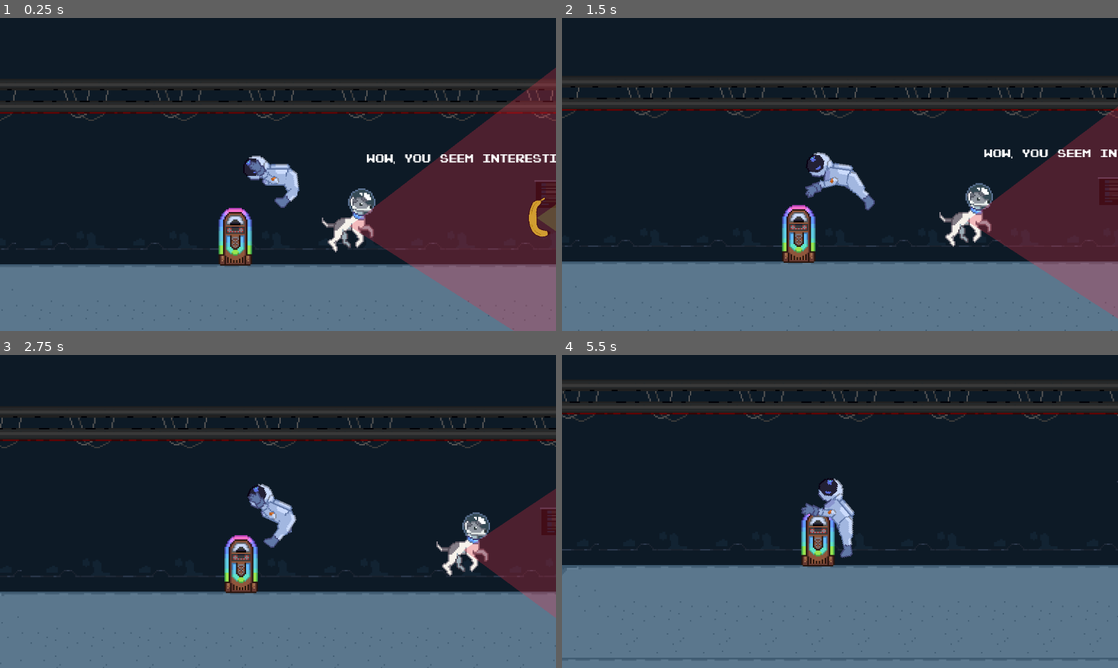
Above: before the commit, frames 1-4 (two rows, left to right).
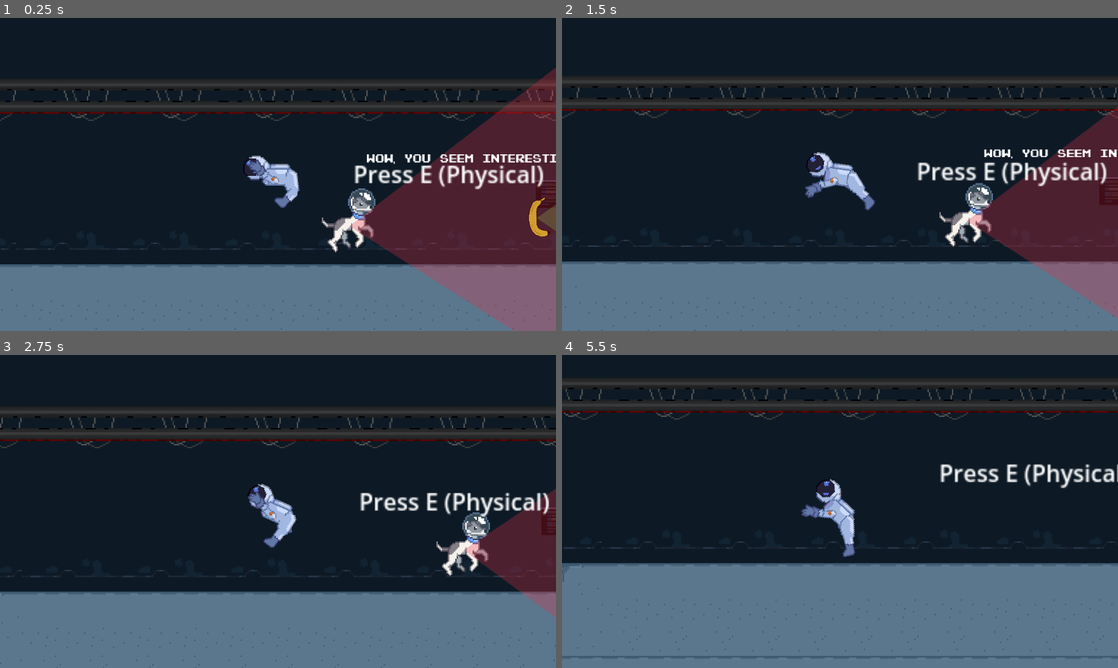
Above: after the commit, the same moments.

Repository: PiotrusWatson/last_party
Game: Godot game, scene res://worlds/piotrus_scene_real.tscn
Same seed, same stepped clock (60 frames per second), same inputs: the game is played once before the commit and once after it. This scene is started directly instead of the project's main scene. The engine's default icon, where the game draws it, is replaced by a stand-in: a white triangle on a blue panel in a dark square.
Inputs (mouse positions are in pixels of both pictures, inside the frame that each line leads up to):
- Up to frame 1 (0.25 s): no input
- Up to frame 2 (1.5 s): tap E (Interact, bound only after the commit) at 0.5, 0.6, 1.25 s; move the mouse to (962, 158) at 0.52 s; move the mouse to (728, 190) at 1.27 s; click (728, 190) at 1.35 s
- Up to frame 3 (2.75 s): tap E (Interact, bound only after the commit) at 1.55, 2, 2.1 s; move the mouse to (333, 442) at 2.02 s
- Up to frame 4 (5.5 s): tap E (Interact, bound only after the commit) at 2.75, 2.85, 3.5, 3.8, 4.25, 4.35, 5.1 s; move the mouse to (812, 574) at 2.77 s; move the mouse to (1006, 558) at 3.52 s; press the mouse at (1006, 558) at 3.53 s; move the mouse to (673, 464) at 4.27 s; release the mouse at (673, 464) at 4.28 s; move the mouse to (867, 511) at 5.02 s

The runs differ from the first frame. In frame 1, 2.2% of the frame differs, in the area x 39-98%, y 47-80%; in frame 2, 2.2%; in frame 3, 2.2%; in frame 4, 6.4%, in the area x 0-100%, y 10-98%.

Commit message:
made interactable button

Diff:
--- /dev/null
+++ b/prefabs/props/bar.gd
@@ -0,0 +1,16 @@
+extends Node2D
+
+
+# Called when the node enters the scene tree for the first time.
+func _ready() -> void:
+	pass # Replace with function body.
+
+
+# Called every frame. 'delta' is the elapsed time since the previous frame.
+func _process(delta: float) -> void:
+	pass
+
+
+func _on_interactable_zone_body_entered(body: Node2D) -> void:
+	if body.is_in_group("Player"):
+		pass
--- a/prefabs/props/bar.tscn
+++ b/prefabs/props/bar.tscn
@@ -1,11 +1,27 @@
-[gd_scene load_steps=2 format=3 uid="uid://cchwrfy400lx4"]
+[gd_scene load_steps=4 format=3 uid="uid://cchwrfy400lx4"]
+
+[ext_resource type="Script" path="res://prefabs/props/bar.gd" id="1_x8p1t"]
+[ext_resource type="Script" path="res://prefabs/props/interactable.gd" id="2_3svus"]
 
 [sub_resource type="CircleShape2D" id="CircleShape2D_4sk1r"]
 radius = 41.0488
 
-[node name="Bar" type="Area2D"]
+[node name="Bar" type="Node2D"]
+script = ExtResource("1_x8p1t")
 
-[node name="CollisionShape2D" type="CollisionShape2D" parent="."]
+[node name="Sprite2D" type="Sprite2D" parent="."]
+
+[node name="Interactable" type="Label" parent="."]
+offset_left = -23.0
+offset_top = -42.0
+offset_right = 117.0
+offset_bottom = -19.0
+text = "Press E"
+script = ExtResource("2_3svus")
+
+[node name="InteractableZone" type="Area2D" parent="."]
+
+[node name="CollisionShape2D" type="CollisionShape2D" parent="InteractableZone"]
 shape = SubResource("CircleShape2D_4sk1r")
 
-[node name="Sprite2D" type="Sprite2D" parent="."]
+[connection signal="body_entered" from="InteractableZone" to="." method="_on_interactable_zone_body_entered"]
--- /dev/null
+++ b/prefabs/props/interactable.gd
@@ -0,0 +1,14 @@
+extends Label
+class_name Interactable
+
+# Called when the node enters the scene tree for the first time.
+func _ready() -> void:
+	text = "Press " + InputMap.action_get_events("Interact")[0].as_text()
+
+# Called every frame. 'delta' is the elapsed time since the previous frame.
+func _process(delta: float) -> void:
+	pass
+
+func make_interactable(body, interactability):
+	if body.has_method("set_interactability"):
+		body.set_interactability(interactability)
--- a/project.godot
+++ b/project.godot
@@ -61,3 +61,8 @@
 , Object(InputEventKey,"resource_local_to_scene":false,"resource_name":"","device":-1,"window_id":0,"alt_pressed":false …(186 unchanged characters)…
 ]
 }
+Interact={
+"deadzone": 0.5,
+"events": [Object(InputEventKey,"resource_local_to_scene":false,"resource_name":"","device":-1,"window_id":0,"alt_pressed":false,"shift_pressed":false,"ctrl_pressed":false,"meta_pressed":false,"pressed":false,"keycode":0,"physical_keycode":69,"key_label":0,"unicode":101,"location":0,"echo":false,"script":null)
+]
+}
--- a/worlds/piotrus_scene_real.tscn
+++ b/worlds/piotrus_scene_real.tscn
@@ -7,11 +7,10 @@
 [ext_resource type="Texture2D" uid="uid://b10repbx682cb" path="res://sprites/Background/tilesheet1.png" id="5_nxc8h"]
 [ext_resource type="PackedScene" uid="uid://bycx0utujr7qt" path="res://prefabs/partygoer/partygoer.tscn" id="6_s03wq"]
 [ext_resource type="PackedScene" path="res://prefabs/partygoer/partygoer_dog.tscn" id="7_xiu1f"]
-[ext_resource type="AudioStream" uid="uid://cxyppxjbem1rn" path="res://Audio/sussy beat.mp3" id="8_tvp13"]
-[ext_resource type="Texture2D" uid="uid://bfnbjtkawrcho" path="res://sprites/Props/Jukebox.png" id="9_hp87y"]
 [ext_resource type="Texture2D" uid="uid://l3ixci0mdpp2" path="res://icon.svg" id="10_5koe1"]
 [ext_resource type="Texture2D" uid="uid://wdilcwlyp1c1" path="res://sprites/placeholder/Debugempty.png" id="11_d7nho"]
 [ext_resource type="Script" path="res://worlds/anxiety_bar.gd" id="12_v8vr6"]
+[ext_resource type="PackedScene" uid="uid://cchwrfy400lx4" path="res://prefabs/props/bar.tscn" id="13_cx0op"]
 [ext_resource type="Script" path="res://UI/clock.gd" id="13_y8ygh"]
 [ext_resource type="Script" path="res://prefabs/god.gd" id="14_rb6bv"]
 
@@ -55,23 +54,6 @@
 [sub_resource type="TileSet" id="TileSet_b871j"]
 tile_size = Vector2i(32, 32)
 sources/0 = SubResource("TileSetAtlasSource_mxbmk")
-
-[sub_resource type="SpriteFrames" id="SpriteFrames_amkaw"]
-animations = [{
-"frames": [{
-"duration": 1.0,
-"texture": ExtResource("9_hp87y")
-}],
-"loop": true,
-"name": &"default",
-"speed": 5.0
-}]
-
-[sub_resource type="RectangleShape2D" id="RectangleShape2D_mv0lo"]
-size = Vector2(23, 32)
-
-[sub_resource type="CapsuleShape2D" id="CapsuleShape2D_p8yn1"]
-radius = 11.0
 
 [node name="PiotrusScene" type="Node2D"]
 script = ExtResource("1_1roi1")
@@ -119,32 +101,6 @@
 position = Vector2(-33, 6)
 
 [node name="WorldColliders" type="StaticBody2D" parent="."]
-
-[node name="Radio" type="Node2D" parent="."]
-z_index = -1
-position = Vector2(-29, 6)
-
-[node name="AudioStreamPlayer2D" type="AudioStreamPlayer2D" parent="Radio"]
-position = Vector2(-75, 0)
-stream = ExtResource("8_tvp13")
-autoplay = true
-max_distance = 100.0
-parameters/looping = true
-
-[node name="AnimatedSprite2D" type="AnimatedSprite2D" parent="Radio"]
-texture_filter = 3
-position = Vector2(-75, -2)
-sprite_frames = SubResource("SpriteFrames_amkaw")
-
-[node name="StaticBody2D" type="StaticBody2D" parent="Radio"]
-
-[node name="CollisionShape2D" type="CollisionShape2D" parent="Radio/StaticBody2D"]
-position = Vector2(-75.5, 11)
-shape = SubResource("RectangleShape2D_mv0lo")
-
-[node name="CollisionShape2D2" type="CollisionShape2D" parent="Radio/StaticBody2D"]
-position = Vector2(-75, 2)
-shape = SubResource("CapsuleShape2D_p8yn1")
 
 [node name="UI" type="CanvasLayer" parent="."]
 visible = false
@@ -204,5 +160,9 @@
 [node name="GameTick" type="Timer" parent="God"]
 autostart = true
 
+[node name="Interactables" type="Node2D" parent="."]
+
+[node name="Bar" parent="Interactables" instance=ExtResource("13_cx0op")]
+
 [connection signal="timeout" from="God/GameTimer" to="God" method="_on_game_timer_timeout"]
 [connection signal="timeout" from="God/GameTick" to="God" method="_on_game_tick_timeout"]
Not shown: 1 places in worlds/piotrus_scene_real.tscn that only renumber resources
